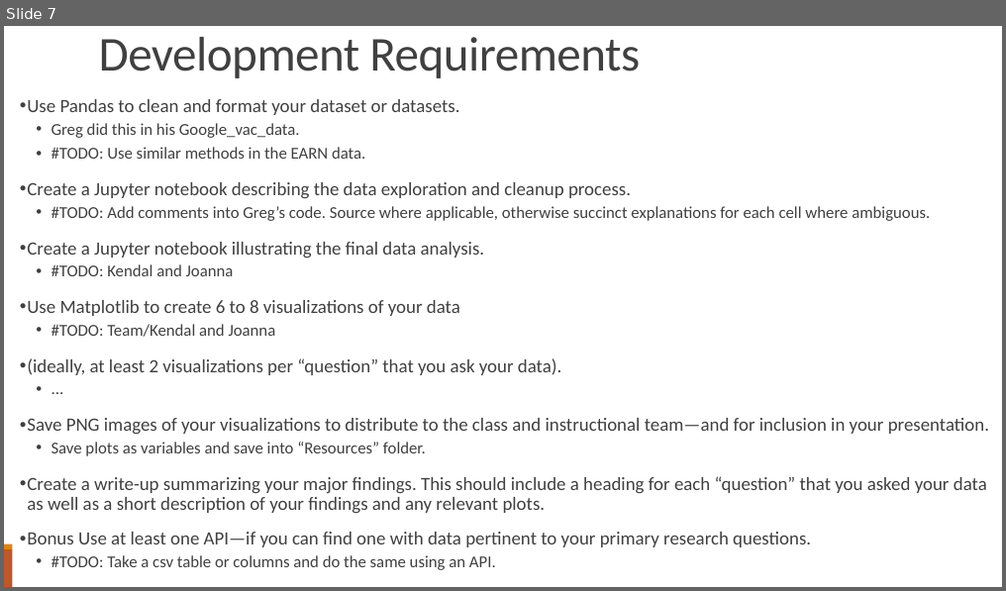
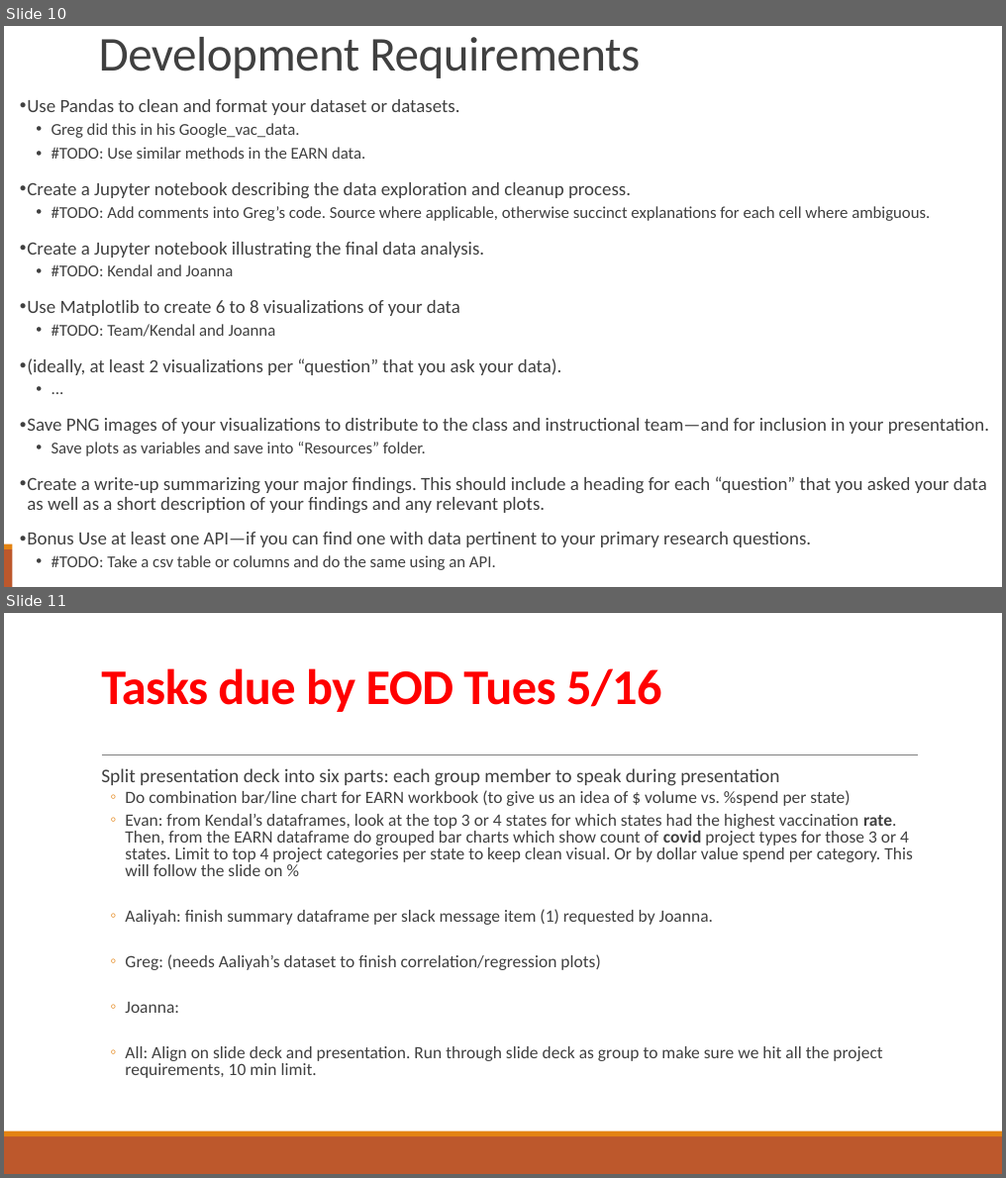
Before and after one commit to Evdawg/Project_1_Covid_Data, a slide deck: Project notes.pptx. Shown one above the other, each under a label of ours: slide 7 before the commit, slides 10 and 11 after it. The pictures are 1006x591 and 1006x1178 pixels, drawn with LibreOffice and Linux fonts; fonts in the diff are those of the drawing. Boxes give left, top, right and bottom in pixels: in the first picture for what was removed or moved away, otherwise in the second. Text is boxed around its words. In the diff, an @@ line names an element or a change of style, - is before the commit and + after.

Commit message:
5/15/2023: Added slides to be populated for the group presentation based on the ruberic provided by the edX team.

```diff
--- a/Project notes.pptx
+++ b/Project notes.pptx
@@ slide 11 added at box(4, 613, 1002, 1174), background #FFFFFF; not listed: 2 template elements that a slide beside it also shows @@
@@ title added at box(101, 668, 662, 712), 48 pt, text #FF0000, bold @@
+Tasks due by EOD Tues 5/16
@@ line added from (102, 756) to (918, 756), #808080 0.5 pt @@
@@ text added at box(101, 768, 913, 1078), 16.6 pt, text #404040 @@
+  Split presentation deck into six parts: each group member to speak during presentation
+  ◦ Do combination bar/line chart for EARN workbook (to give us an idea of $ volume vs. %spend per state)
+  ◦ Evan: from Kendal’s dataframes, look at the top 3 or 4 states for which states had the highest vaccination rate. Then, from the EARN dataframe do grouped bar charts which show count of covid project types for those 3 or 4 states. Limit to top 4 project categories per state to keep clean visual. Or by dollar value spend per category. This will follow the slide on %
+  ◦ Aaliyah: finish summary dataframe per slack message item (1) requested by Joanna.
+  ◦ Greg: (needs Aaliyah’s dataset to finish correlation/regression plots)
+  ◦ Joanna:
+  ◦ All: Align on slide deck and presentation. Run through slide deck as group to make sure we hit all the project requirements, 10 min limit.
@@ what was slide 7 is now slide 10 @@
```
Also in this commit, not shown: 3 slides changed, 6 other slides added.
